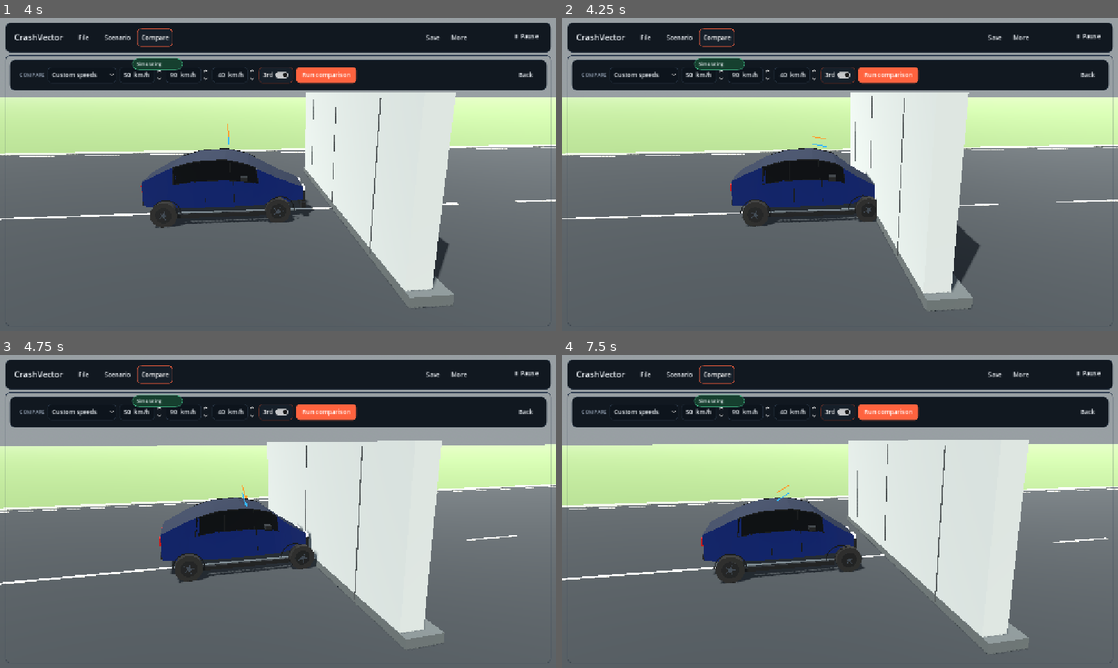
Above: before the commit, frames 1-4 (two rows, left to right).
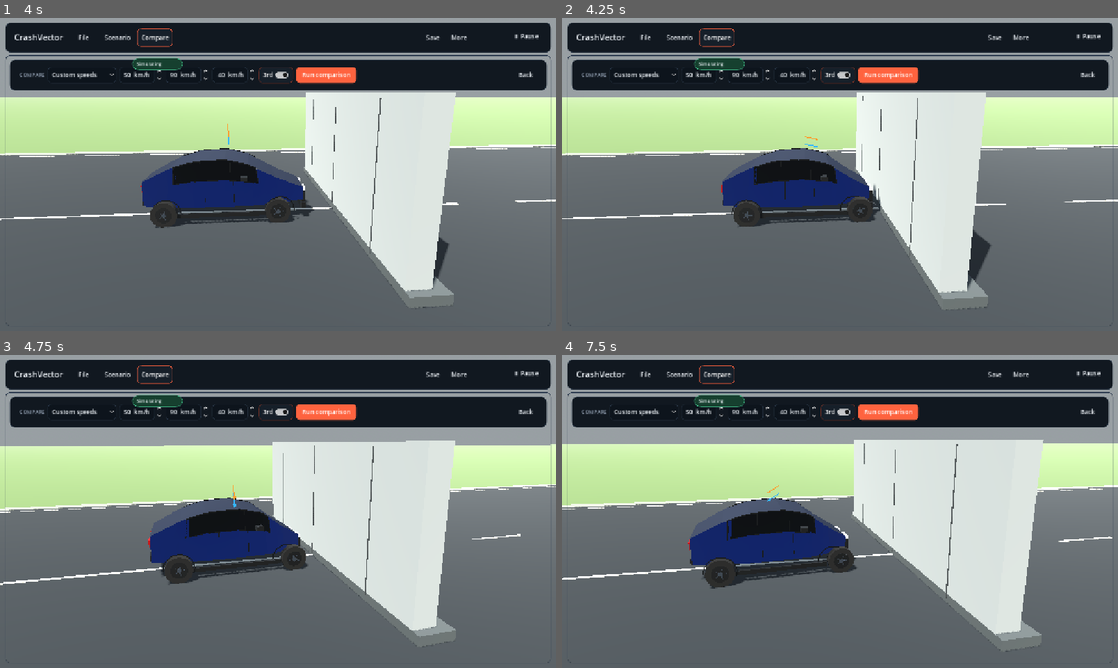
Above: after the commit, the same moments.

Repository: ArrowSK/crashvector
Game: Godot game, scene res://app/main.tscn
Two runs of this game, one before a commit and one after it. Both use one fixed random seed, a clock stepped at 60 frames per second and the inputs below.
Inputs (mouse positions are in pixels of both pictures, inside the frame that each line leads up to):
- Up to frame 1 (4 s): click "File" at 0.5 s; click "Scenario" at 1.25 s; click "Compare" at 2 s; click "More" at 2.75 s; click "▶ Run simulation" at 3.5 s
- Up to frame 2 (4.25 s): no input
- Up to frame 3 (4.75 s): tap Enter at 4.25 s; move the mouse to (400, 495) at 4.27 s; hold Right from 4.28 s (still down); click (400, 495) at 4.42 s
- Up to frame 4 (7.5 s): release Right at 5 s; drag from (728, 527) to (812, 574) at 5.02 s; move the mouse to (895, 442) at 5.77 s; hold Right 5.78-6.5 s; drag from (812, 574) to (673, 464) at 6.52 s; move the mouse to (1006, 558) at 7.27 s; hold Left from 7.28 s (still down)

Frame 1 is identical in both runs. In frame 2, 5.3% of the frame differs, in the area x 0-100%, y 23-94%; in frame 3, 4.4%; in frame 4, 5.7%, in the area x 0-100%, y 27-96%.

Commit message:
fix: derive passenger contact face from class envelope

Diff:
--- a/src/vehicles/vehicle_visual_profile_catalog.gd
+++ b/src/vehicles/vehicle_visual_profile_catalog.gd
@@ -108,19 +108,11 @@
 		"hood_raise_m": profile.get("hood_raise_m", 0.0),
 	}
 
-static func production_front_face_x_m(preset_id: StringName, structural_front_x_m: float) -> float:
-	# The M16.2 renderer preserves each Kenney body with a uniform source fit.
-	# Its real nose therefore is not, in general, the last structural-cage
-	# station. These neutral local X extents are measured from the exact shipped
-	# asset plus profile fit. M19 rebuilds every production skin and asserts this
-	# contract against the generated mesh, so a changed asset or fit cannot leave
-	# a collision volume ahead of the visible car.
-	const neutral_faces := {
-		PassengerCarCatalog.A_SEGMENT_CITY: 1.7649,
-		PassengerCarCatalog.B_SEGMENT_HATCHBACK: 1.5571,
-		PassengerCarCatalog.C_SEGMENT_COMPACT: 1.1397,
-		PassengerCarCatalog.D_SEGMENT_MIDSIZE: 0.9604,
-		PassengerCarCatalog.J_SEGMENT_SUV: 1.6757,
-		PassengerCarCatalog.M_SEGMENT_MPV: 1.8276,
-	}
-	return float(neutral_faces.get(preset_id, structural_front_x_m))
+static func production_front_face_x_m(_preset_id: StringName, structural_front_x_m: float) -> float:
+	# M25 dimension-fits the neutral Kenney body to the same M16.2 envelope that
+	# is generated from the production structural stations. Longitudinal body
+	# mounting is no longer allowed to drift to source wheel centres, so the
+	# rendered neutral nose and authoritative front structural station coincide.
+	# Keep this derived contract instead of asset-specific measured constants:
+	# changing source proportions can no longer silently move the collision face.
+	return structural_front_x_m
